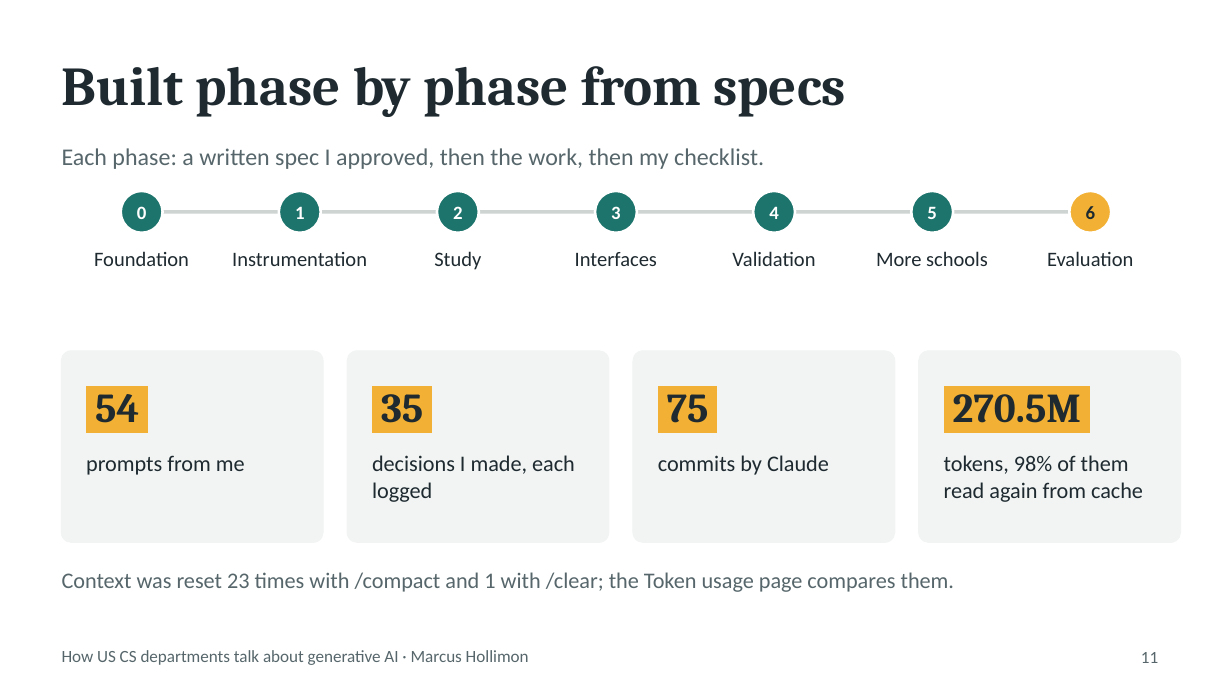
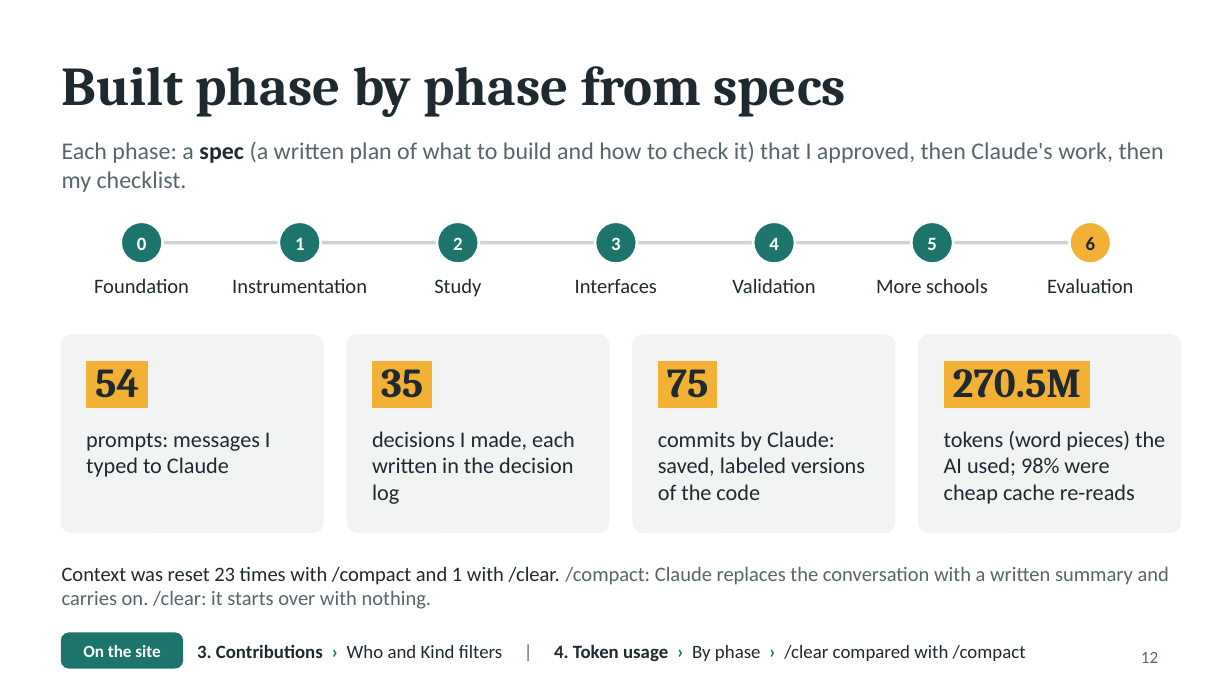
Before and after one commit to Marcus-Hollimon/Project-2-AI-Use-In-Schools, a slide deck: slide 12 of presentation/AI-in-CS-departments.pptx (slide 11 before the commit). Drawn at 1232x693 pixels with LibreOffice and Linux fonts; fonts in the diff are those of the drawing. Boxes give left, top, right and bottom in pixels: in the first picture for what was removed or moved away, otherwise in the second. Text is boxed around its words. In the diff, an @@ line names an element or a change of style, - is before the commit and + after.

```diff
--- a/presentation/AI-in-CS-departments.pptx
+++ b/presentation/AI-in-CS-departments.pptx
@@ text at (62, 141, 1164, 192): text changed @@
-Each phase: a written spec I approved, then the work, then my checklist.
+Each phase: a spec (a written plan of what to build and how to check it) that I approved, then Claude's work, then my checklist.
@@ 7 texts, 7 ellipses, 1 line: place and size @@
-7 texts, 7 ellipses, 1 line at (121, 191, 1111, 233)
+7 texts, 7 ellipses, 1 line at (121, 222, 1111, 264)
@@ text "Foundation": place and size @@
-text "Foundation" at (94, 251, 189, 266)
+text "Foundation" at (94, 278, 189, 293)
@@ text "Instrumentation": place and size @@
-text "Instrumentation" at (232, 252, 367, 266)
+text "Instrumentation" at (232, 279, 367, 293)
@@ text "Study": place and size @@
-text "Study" at (434, 251, 481, 270)
+text "Study" at (434, 278, 481, 297)
@@ text "Interfaces": place and size @@
-text "Interfaces" at (575, 252, 657, 266)
+text "Interfaces" at (575, 279, 657, 293)
@@ text "Validation": place and size @@
-text "Validation" at (732, 251, 815, 266)
+text "Validation" at (732, 278, 815, 293)
@@ text "More schools": place and size @@
-text "More schools" at (876, 251, 988, 266)
+text "More schools" at (876, 278, 988, 293)
@@ text "Evaluation": place and size @@
-text "Evaluation" at (1047, 251, 1133, 266)
+text "Evaluation" at (1047, 278, 1133, 293)
@@ rounded rectangle: place and size @@
-rounded rectangle at (62, 351, 323, 542)
+rounded rectangle at (62, 335, 323, 532)
@@ text "54": place and size @@
-text "54" at (95, 385, 139, 423)
+text "54" at (95, 360, 139, 398)
@@ rounded rectangle: place and size @@
-rounded rectangle at (347, 351, 609, 542)
+rounded rectangle at (347, 335, 609, 532)
@@ text "35": place and size @@
-text "35" at (381, 385, 423, 423)
+text "35" at (381, 360, 423, 398)
@@ rounded rectangle: place and size @@
-rounded rectangle at (633, 351, 894, 542)
+rounded rectangle at (633, 335, 894, 532)
@@ text "75": place and size @@
-text "75" at (667, 385, 709, 423)
+text "75" at (667, 360, 709, 398)
@@ proportions changed in 4 elements at (62, 335, 323, 532), (347, 335, 609, 532), (633, 335, 894, 532), (919, 335, 1180, 532) @@
@@ rounded rectangle: place and size @@
-rounded rectangle at (919, 351, 1180, 542)
+rounded rectangle at (919, 335, 1180, 532)
@@ text "270.5M": place and size @@
-text "270.5M" at (953, 385, 1082, 423)
+text "270.5M" at (953, 360, 1082, 398)
@@ text at (86, 432, 271, 477): text changed @@
-prompts from me
+prompts: messages I typed to Claude
@@ text at (372, 431, 575, 504): text changed @@
-decisions I made, each logged
+decisions I made, each written in the decision log
@@ text at (658, 431, 865, 500): text changed @@
-commits by Claude
+commits by Claude: saved, labeled versions of the code
@@ text at (944, 431, 1165, 504): text changed @@
-tokens, 98% of them read again from cache
+tokens (word pieces) the AI used; 98% were cheap cache re-reads
@@ text at (62, 566, 1169, 609): text changed; size 13 to 12 pt @@
-Context was reset 23 times with /compact and 1 with /clear; the Token usage page compares them.
+Context was reset 23 times with /compact and 1 with /clear. /compact: Claude replaces the conversation with a written summary and carries on. /clear: it starts over with nothing.
@@ text removed at (62, 650, 529, 665) @@
-How US CS departments talk about generative AI · Marcus Hollimon
@@ rounded rectangle added at (62, 633, 182, 668), fill #1D746C, outline #1D746C 1 pt @@
@@ text added at (83, 645, 160, 657), 10 pt, text #FFFFFF, bold @@
+On the site
@@ text added at (197, 644, 1026, 661), 11 pt, text #1E2A30 @@
+3. Contributions › Who and Kind filters | 4. Token usage › By phase › /clear compared with /compact
@@ page number at (1141, 652, 1158, 663): text changed @@
-11
+12
```
Also in this commit, not shown: 10 other slides changed, 1 slide added, 3 other files.
